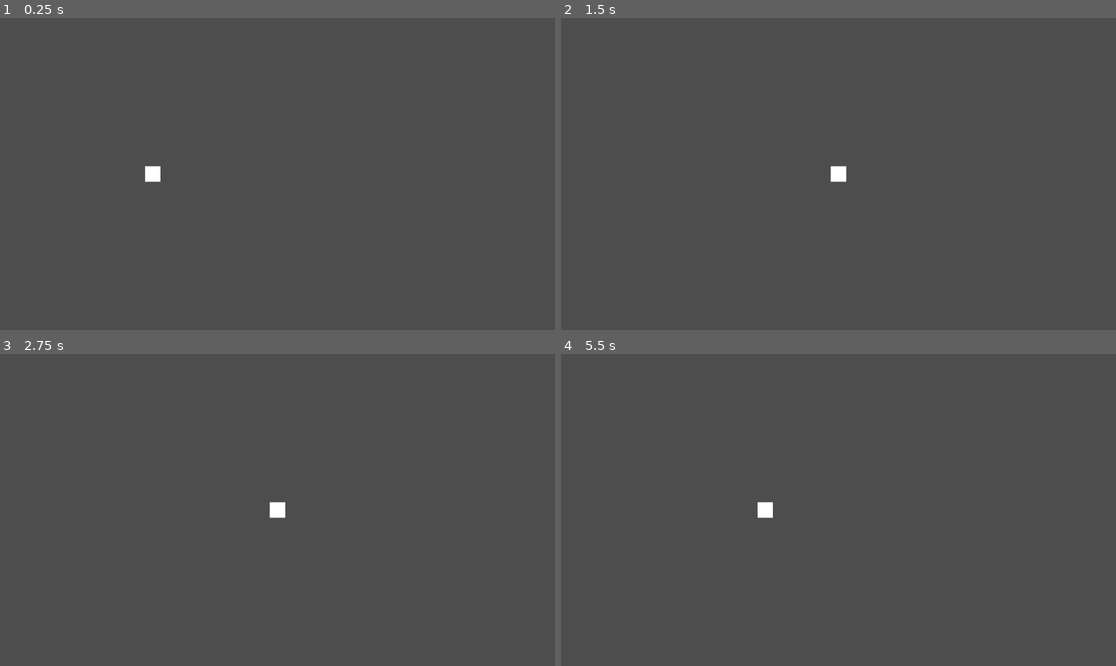
Above: before the commit, frames 1-4 (two rows, left to right).
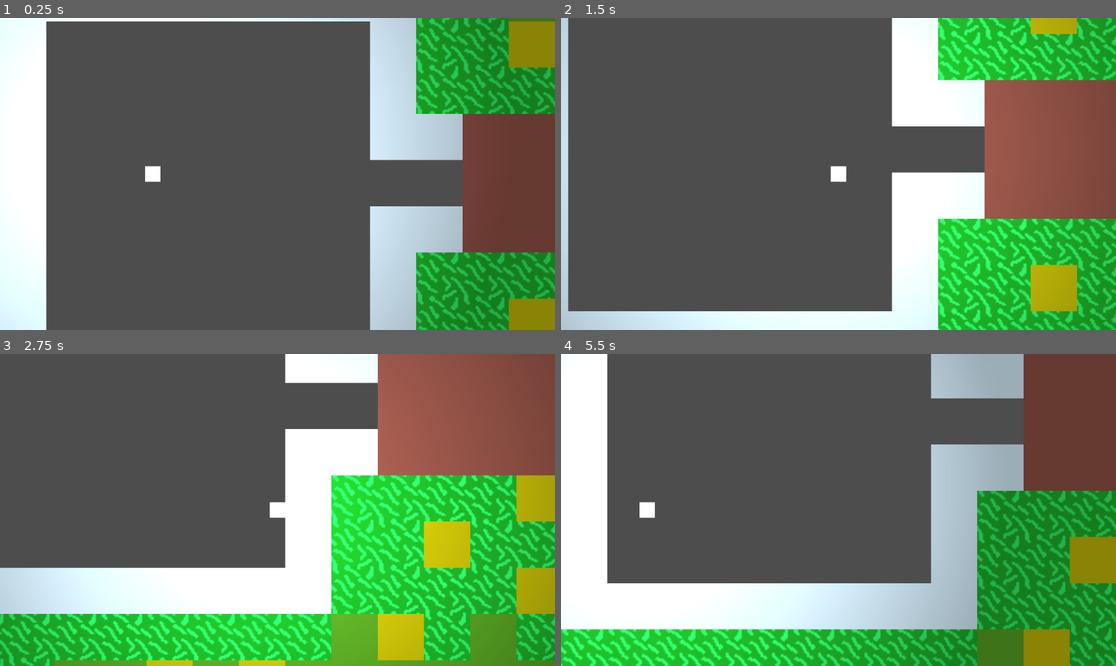
Above: after the commit, the same moments.

Repository: zznyjidi/2024-hackclub-gamejam
Game: Godot game, scene res://main.tscn
The game is run twice, just before and just after one commit, with the same random seed, the same clock (stepped at 60 frames per second) and the same inputs.
Inputs:
- Up to frame 1 (0.25 s): no input
- Up to frame 2 (1.5 s): tap Enter at 0.5 s; hold D (Player_Move_RIGHT) 0.53-1.28 s; hold Shift (Player_Move_RUN) 0.53-1.28 s; hold S (Player_Move_DOWN) from 1.28 s (still down); tap Shift (Player_Move_RUN) at 1.35 s
- Up to frame 3 (2.75 s): release S (Player_Move_DOWN) at 2.03 s; hold D (Player_Move_RIGHT) from 2.03 s (still down); hold Shift (Player_Move_RUN) from 2.03 s (still down)
- Up to frame 4 (5.5 s): tap Space at 2.75 s; release D (Player_Move_RIGHT) at 2.78 s; release Shift (Player_Move_RUN) at 2.78 s; hold W (Player_Move_UP) 2.78-3.53 s; tap Shift (Player_Move_RUN) at 2.85, 4.35 s; hold Shift (Player_Move_RUN) 3.53-4.28 s; hold A (Player_Move_LEFT) 3.53-5.03 s; hold S (Player_Move_DOWN) from 5.03 s (still down); hold Shift (Player_Move_RUN) from 5.03 s (still down)

The runs differ from the first frame. In frame 1, 40% of the frame differs, in the area x 0-100%, y 0-100%; in frame 2, 43%; in frame 3, 62%; in frame 4, 55%.
Error before the commit: Attempt to call function 'set_layer_enabled' in base 'null instance' on a null instance. (res://scripts/map.gd:17)

Commit message:
Shaddings added

Diff:
--- a/scenes/map.tscn
+++ b/scenes/map.tscn
@@ -3,14 +3,11 @@
 [ext_resource type="TileSet" uid="uid://cvgxi1orhm8jq" path="res://assets/maps-tile.tres" id="1_wqs0o"]
 [ext_resource type="Script" path="res://scripts/map.gd" id="1_wrdes"]
 
-[sub_resource type="Gradient" id="Gradient_ierb0"]
-offsets = PackedFloat32Array(0, 0.691558)
-colors = PackedColorArray(1, 1, 1, 1, 0, 0, 0, 1)
+[sub_resource type="OccluderPolygon2D" id="OccluderPolygon2D_x1dp3"]
+polygon = PackedVector2Array(2464, 4, 2464, 96, 2432, 96, 2432, 128, 2496, 128, 2496, 32, 2528, 32, 2528, 480, 2592, 480, 2592, 672, 2624, 672, 2624, 704, 2752, 704, 2752, 672, 2816, 672, 2816, 640, 2848, 640, 2848, 608, 2880, 608, 2880, 576, 2912, 576, 2912, 544, 2944, 544, 2944, 512, 2976, 512, 2976, 480, 3008, 480, 3008, 352, 2752, 352, 2752, 32, 3296, 32, 3296, 352, 3040, 352, 3040, 512, 3008, 512, 3008, 544, 2976, 544, 2976, 576, 2976, 576, 2944, 576, 2944, 608, 2912, 608, 2912, 640, 2880, 640, 2880, 672, 2848, 672, 2848, 704, 3200, 704, 3200, 512, 3424, 512, 3424, 768, 2496, 768, 2496, 160, 2432, 160, 2432, 192, 2464, 192, 2464, 800, 3455, 800, 3451, -2)
 
-[sub_resource type="GradientTexture2D" id="GradientTexture2D_icdhd"]
-gradient = SubResource("Gradient_ierb0")
-fill = 1
-fill_from = Vector2(0.5, 0.502294)
+[sub_resource type="OccluderPolygon2D" id="OccluderPolygon2D_varsc"]
+polygon = PackedVector2Array(1184, 288, 1184, 320, 1152, 320, 1152, 480, 1312, 480, 1312, 320, 1280, 320, 1280, 288, 1248, 288, 1248, 352, 1280, 352, 1280, 448, 1184, 448, 1184, 352, 1216, 352, 1216, 288)
 
 [node name="Maps" type="Node2D"]
 script = ExtResource("1_wrdes")
@@ -26,6 +23,24 @@
 format = 2
 layer_0/tile_data = PackedInt32Array(0, 65537, 0, 65536, 65537, 0, 131072, 65537, 0, 196608, 65537, 0, 262144, 65537, 0 …(52500 unchanged characters)…
 
-[node name="PointLight2D" type="PointLight2D" parent="Scene_1_1"]
-position = Vector2(1753, -421)
-texture = SubResource("GradientTexture2D_icdhd")
+[node name="LightOccluder2D3" type="LightOccluder2D" parent="Scene_1_1"]
+occluder = SubResource("OccluderPolygon2D_x1dp3")
+
+[node name="LightOccluder2D" type="LightOccluder2D" parent="Scene_1_1"]
+occluder = SubResource("OccluderPolygon2D_varsc")
+
+[node name="LightOccluder2D" type="LightOccluder2D" parent="Scene_1_1/LightOccluder2D"]
+position = Vector2(224, 0)
+occluder = SubResource("OccluderPolygon2D_varsc")
+
+[node name="LightOccluder2D" type="LightOccluder2D" parent="Scene_1_1/LightOccluder2D/LightOccluder2D"]
+position = Vector2(224, 0)
+occluder = SubResource("OccluderPolygon2D_varsc")
+
+[node name="LightOccluder2D" type="LightOccluder2D" parent="Scene_1_1/LightOccluder2D/LightOccluder2D/LightOccluder2D"]
+position = Vector2(224, 0)
+occluder = SubResource("OccluderPolygon2D_varsc")
+
+[node name="LightOccluder2D" type="LightOccluder2D" parent="Scene_1_1/LightOccluder2D/LightOccluder2D/LightOccluder2D/LightOccluder2D"]
+position = Vector2(224, 0)
+occluder = SubResource("OccluderPolygon2D_varsc")
--- a/scenes/player.tscn
+++ b/scenes/player.tscn
@@ -1,10 +1,19 @@
-[gd_scene load_steps=4 format=3 uid="uid://dxnvyudqv4xbq"]
+[gd_scene load_steps=6 format=3 uid="uid://dxnvyudqv4xbq"]
 
 [ext_resource type="Script" path="res://scripts/player.gd" id="1_onpsl"]
 [ext_resource type="Texture2D" uid="uid://dnrdfbfhhsbf" path="res://assets/char.png" id="1_pwlfw"]
 
 [sub_resource type="RectangleShape2D" id="RectangleShape2D_wch67"]
 size = Vector2(32, 32)
+
+[sub_resource type="Gradient" id="Gradient_jw4pq"]
+offsets = PackedFloat32Array(0, 0.63961, 0.720779)
+colors = PackedColorArray(1, 1, 1, 1, 0, 0, 0, 1, 0, 0, 0, 1)
+
+[sub_resource type="GradientTexture2D" id="GradientTexture2D_ddnuv"]
+gradient = SubResource("Gradient_jw4pq")
+fill = 1
+fill_from = Vector2(0.483945, 0.470183)
 
 [node name="Player" type="CharacterBody2D"]
 script = ExtResource("1_onpsl")
@@ -18,3 +27,8 @@
 [node name="Camera2D" type="Camera2D" parent="."]
 limit_left = 0
 limit_top = 0
+
+[node name="PointLight2D" type="PointLight2D" parent="."]
+scale = Vector2(27.4375, 27.4062)
+shadow_enabled = true
+texture = SubResource("GradientTexture2D_ddnuv")
--- a/scripts/map.gd
+++ b/scripts/map.gd
@@ -9,9 +9,6 @@
 	levelName2SecenDict = {
 		"char_select" = $CharSelect,
 		"scene1_1" = $Scene_1_1,
-		"scene1_2" = $Scene_1_2,
-		"scene1_3" = $Scene_1_3,
-		"scene2_1" = $Scene_2_1
 	}
 	for level in levelName2SecenDict.values():
 		level.set_layer_enabled(0, false)
